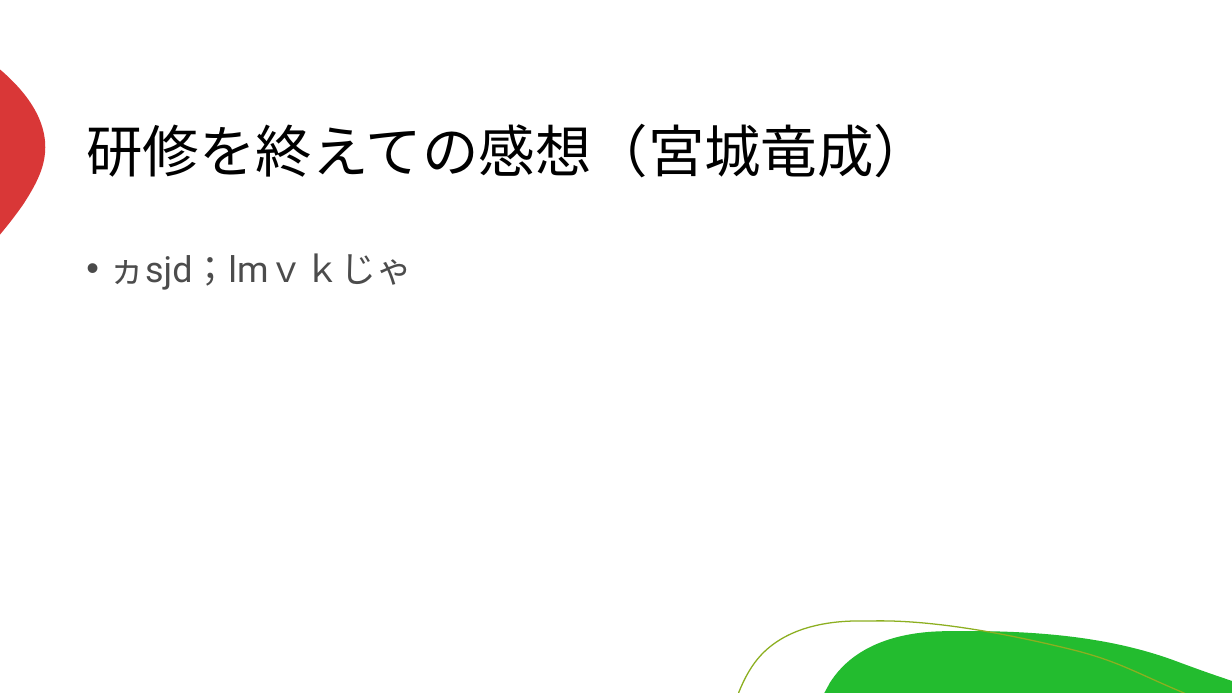
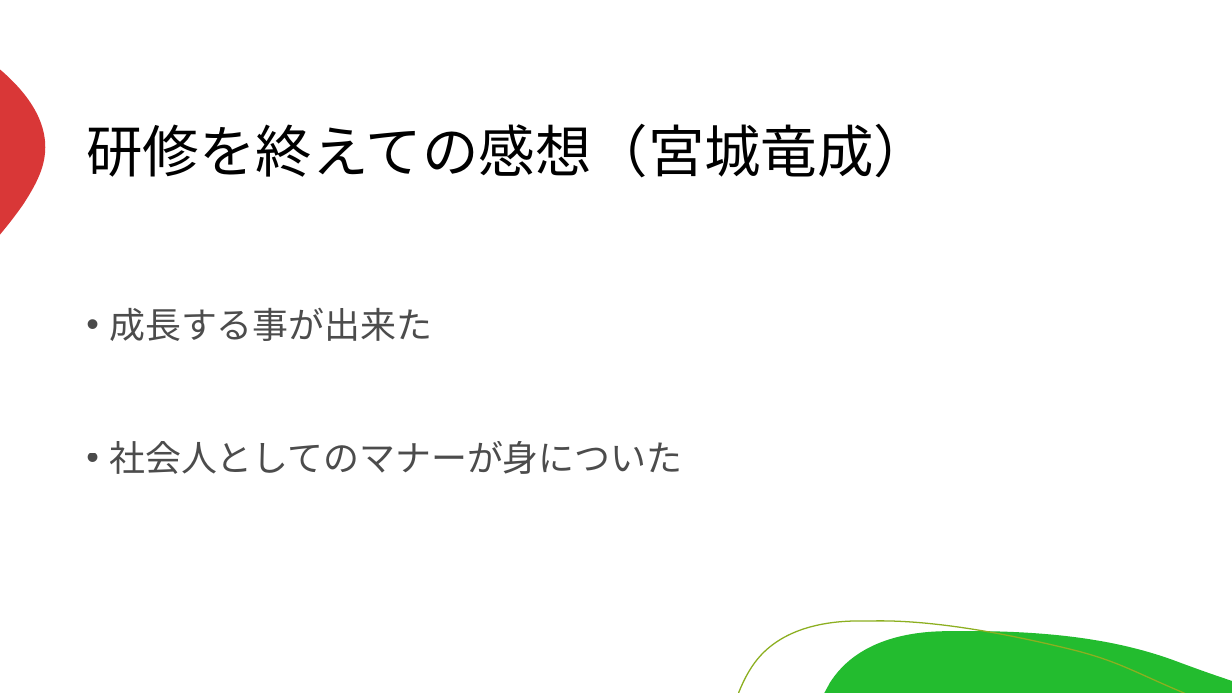
Before and after one commit to miyagiryusei/Excel, a slide deck: slide 20 of 発表資料.pptx. Drawn at 1232x693 pixels with LibreOffice and Linux fonts; fonts in the diff are those of the drawing. Boxes give left, top, right and bottom in pixels: in the first picture for what was removed or moved away, otherwise in the second. Text is boxed around its words. In the diff, an @@ line names an element or a change of style, - is before the commit and + after.

```diff
--- a/発表資料.pptx
+++ b/発表資料.pptx
@@ text at [109,308,682,474]: text changed @@
-• ヵsjd；lmｖｋじゃ
+• 成長する事が出来た
+• 社会人としてのマナーが身についた
```
Also in this commit, not shown: 10 other slides changed.
